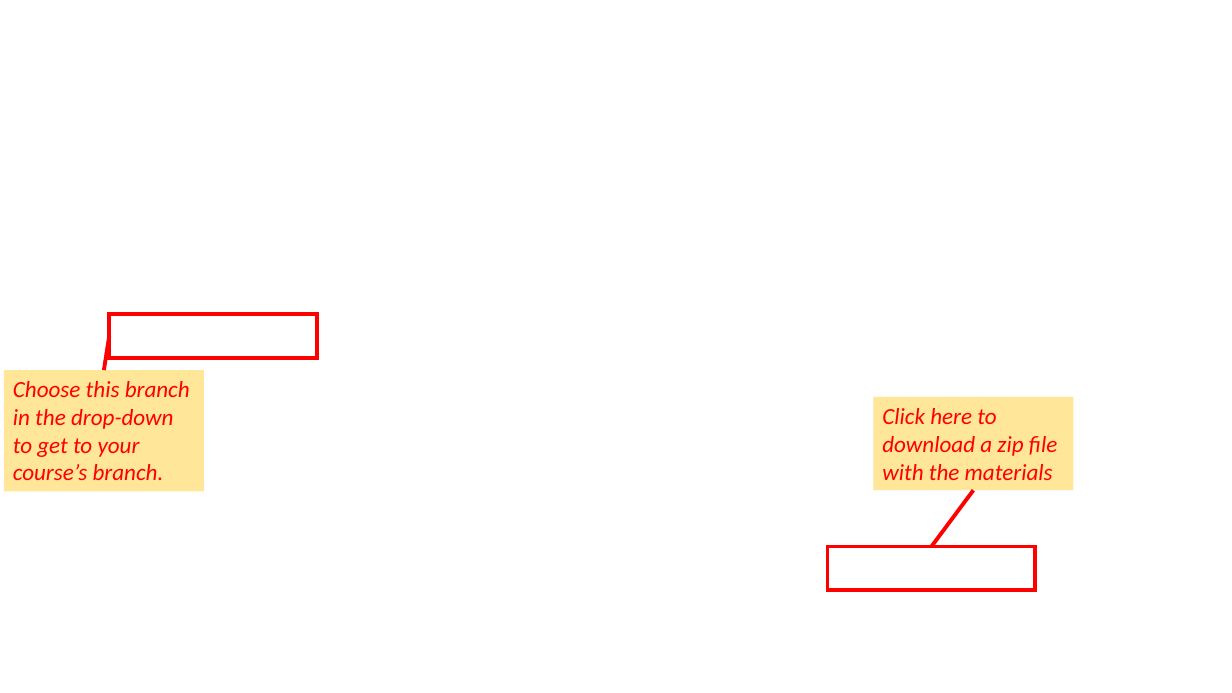
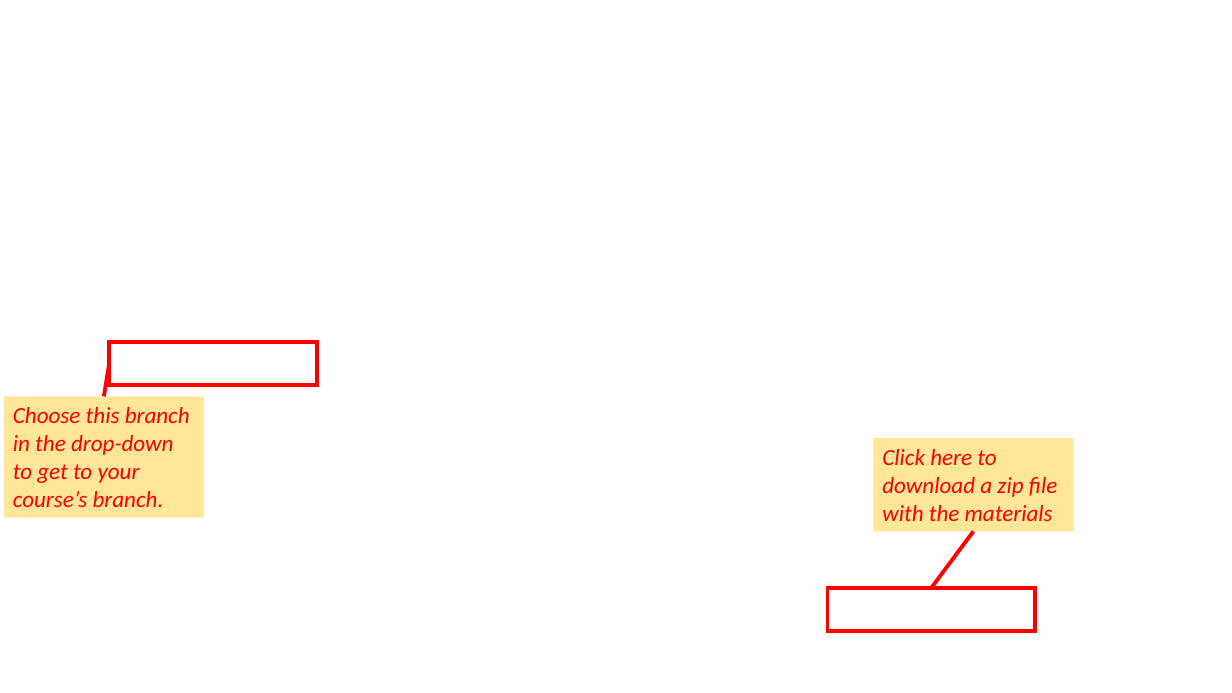
Before and after one commit to ttrikalin/des-R-course, a slide deck: slide 1 of 20250328_CISNET/admin/Instructions.pptx. Drawn at 1232x693 pixels with LibreOffice and Linux fonts; fonts in the diff are those of the drawing; background and template pictures are left out. Boxes give left, top, right and bottom in pixels: in the first picture for what was removed or moved away, otherwise in the second. Text is boxed around its words. In the diff, an @@ line names an element or a change of style, - is before the commit and + after.

```diff
--- a/20250328_CISNET/admin/Instructions.pptx
+++ b/20250328_CISNET/admin/Instructions.pptx
@@ rectangle moved from (x1=109, y1=314, x2=317, y2=358) to (x1=109, y1=342, x2=317, y2=385) @@
@@ line moved from (104, 371) - (109, 336) to (104, 396) - (109, 364) @@
@@ rectangle "Choose this branch in the ..." moved from (x1=4, y1=371, x2=204, y2=492) to (x1=4, y1=396, x2=204, y2=518) @@
@@ 2 rectangles, 1 line moved together from (x1=828, y1=397, x2=1074, y2=590) to (x1=828, y1=438, x2=1074, y2=631) @@
```
Also in this commit, not shown: 1 other file.
